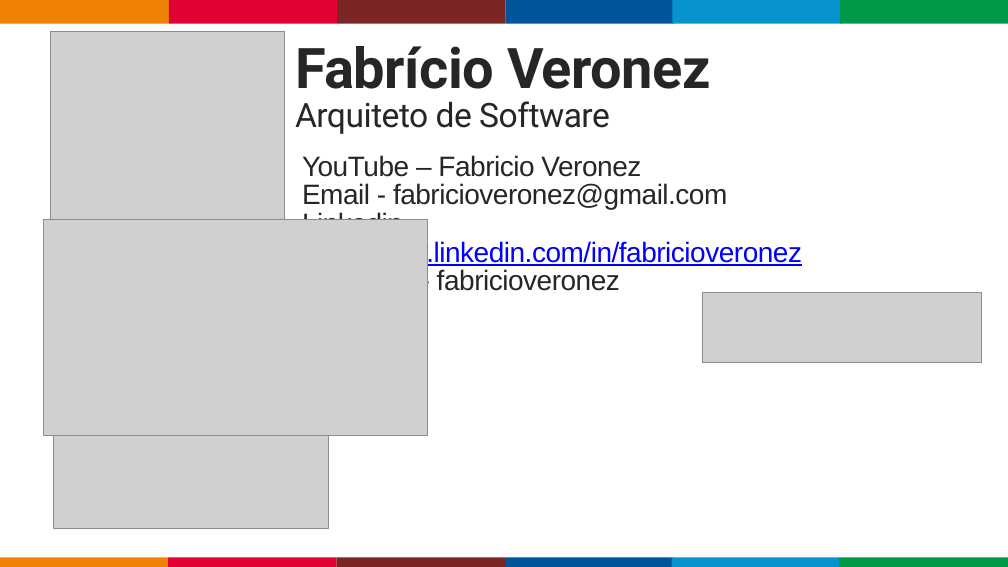
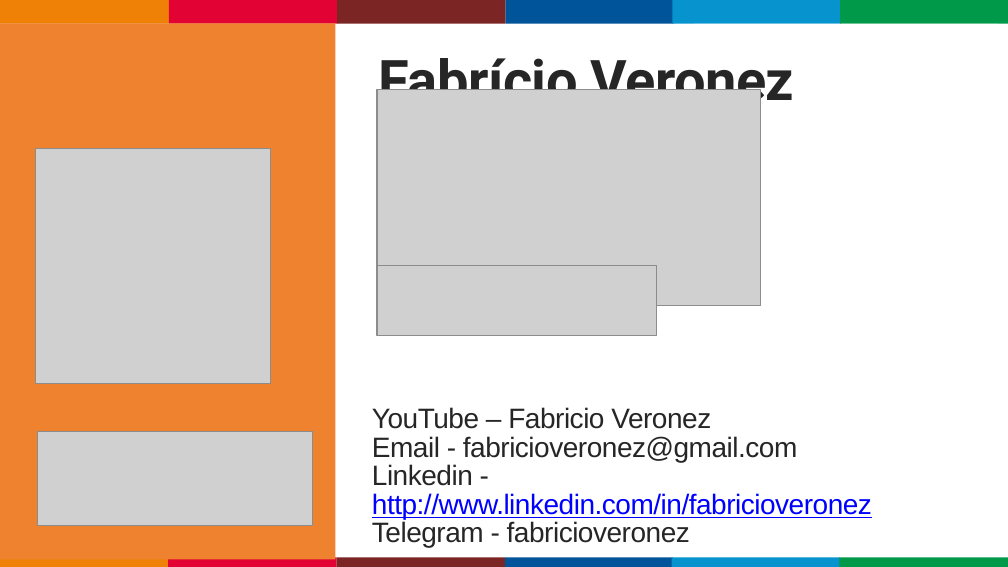
Before and after one commit to fabricioveronez/ImplementandoMetricasHealthcheck, a slide deck: slide 2 of docs/MetricasHealthcheckTDC.pptx. Drawn at 1008x567 pixels with LibreOffice and Linux fonts; fonts in the diff are those of the drawing; grey boxes stand for pictures; background and template pictures are left out. Boxes give left, top, right and bottom in pixels: in the first picture for what was removed or moved away, otherwise in the second. Text is boxed around its words. In the diff, an @@ line names an element or a change of style, - is before the commit and + after.

```diff
--- a/docs/MetricasHealthcheckTDC.pptx
+++ b/docs/MetricasHealthcheckTDC.pptx
@@ rectangle added at [0, 23, 336, 559], fill #EF822F @@
@@ rectangle added at [695, 24, 998, 128], fill #FFFFFF @@
@@ text "Fabrício Veronez" rewrapped from [295, 46, 711, 134] to [379, 49, 795, 114] @@
@@ picture: place and size @@
-picture at [43, 220, 427, 435]
+picture at [377, 90, 761, 305]
@@ picture: place and size @@
-picture at [50, 31, 285, 266]
+picture at [35, 148, 270, 383]
@@ picture: place and size @@
-picture at [703, 293, 982, 363]
+picture at [377, 266, 656, 336]
@@ text "YouTube – Fabricio Veronez" rewrapped from [302, 155, 802, 291] to [372, 407, 872, 548] @@
@@ picture: place and size @@
-picture at [54, 434, 330, 528]
+picture at [37, 431, 312, 525]
```
Also in this commit, not shown: 6 other slides changed, 1 slide added, 1 slide removed.
